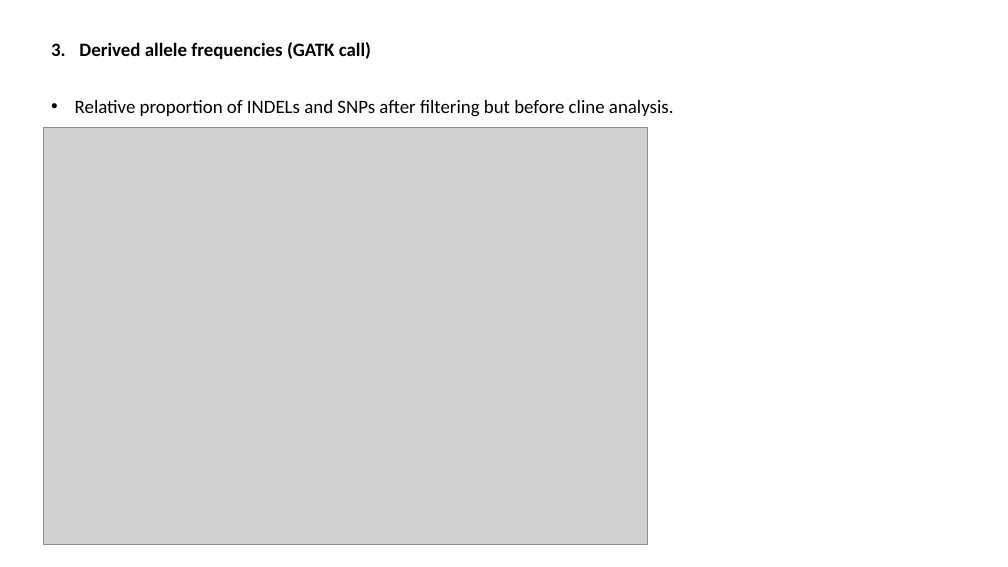
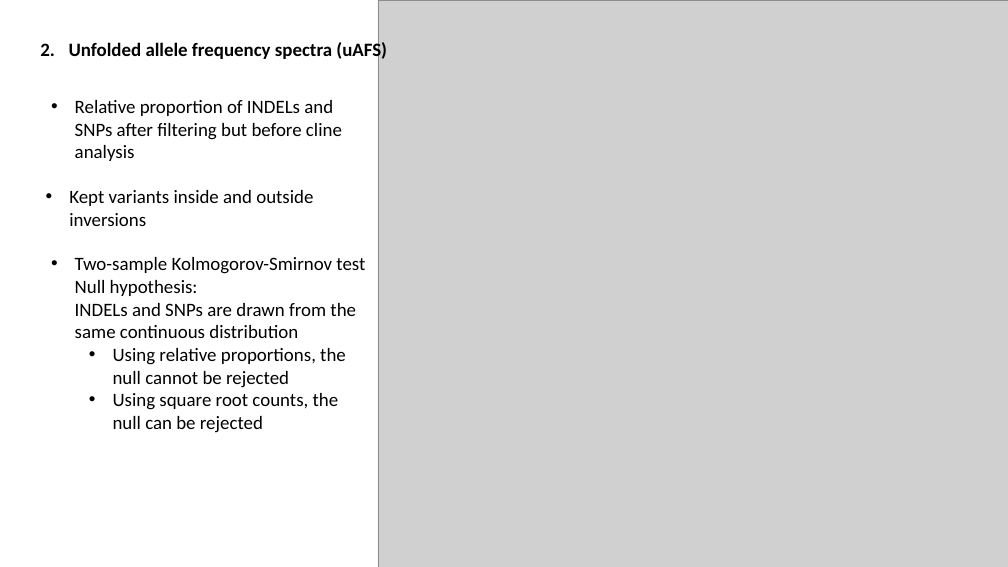
Before and after one commit to sam0per/Littorina_saxatilis_short_variants, a slide deck: slide 6 of short_genetic_variants/docs/short_indels_v02.pptx (slide 11 before the commit). Drawn at 1008x567 pixels with LibreOffice and Linux fonts; fonts in the diff are those of the drawing; grey boxes stand for pictures. Boxes give left, top, right and bottom in pixels: in the first picture for what was removed or moved away, otherwise in the second. Text is boxed around its words. In the diff, an @@ line names an element or a change of style, - is before the commit and + after.

Commit message:
inversions and without inversions

```diff
--- a/short_genetic_variants/docs/short_indels_v02.pptx
+++ b/short_genetic_variants/docs/short_indels_v02.pptx
@@ picture added at <box>378,0,1008,567</box> @@
@@ text at <box>69,40,387,61</box>: text changed @@
-3. Derived allele frequencies (GATK call)
+2. Unfolded allele frequency spectra (uAFS)
@@ text at <box>75,100,342,161</box>: text changed @@
-• Relative proportion of INDELs and SNPs after filtering but before cline analysis.
+• Relative proportion of INDELs and SNPs after filtering but before cline analysis
@@ picture removed at <box>44,128,648,544</box> @@
@@ text added at <box>69,190,313,226</box>, 18 pt, text #000000 @@
+• Kept variants inside and outside inversions
@@ text added at <box>75,257,365,433</box>, 18 pt, text #000000 @@
+• Two-sample Kolmogorov-Smirnov test
+  Null hypothesis:
+  INDELs and SNPs are drawn from the same continuous distribution
+  • Using relative proportions, the null cannot be rejected
+  • Using square root counts, the null can be rejected
```
Also in this commit, not shown: 4 other slides changed, 5 slides added, 10 slides removed, 6 other files.
